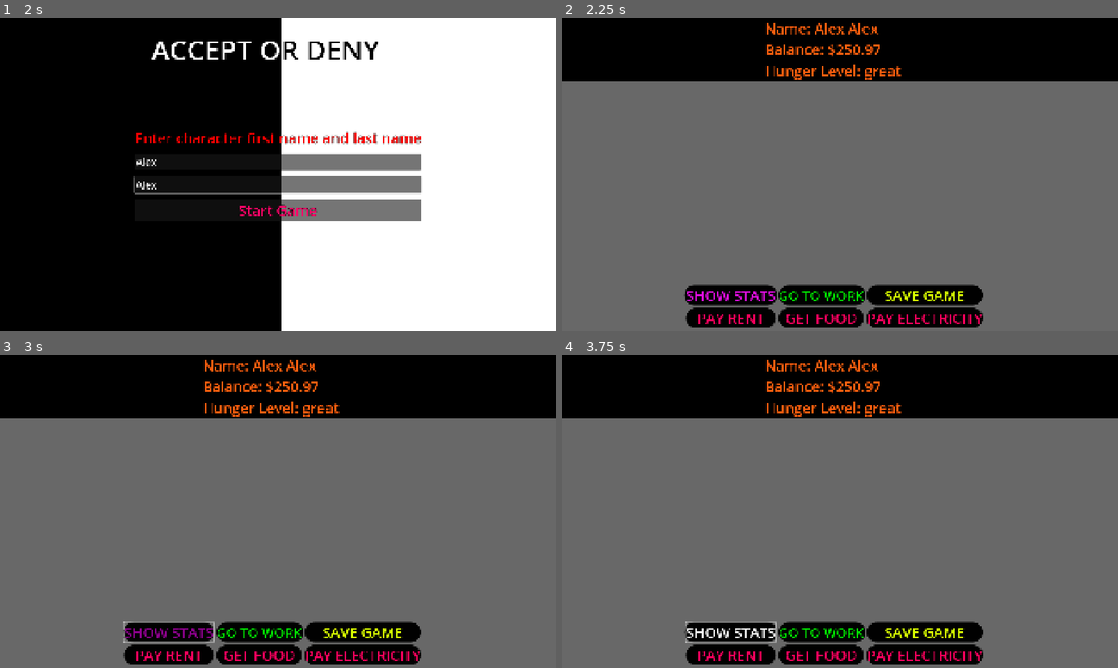
Above: before the commit, frames 1-4 (two rows, left to right).
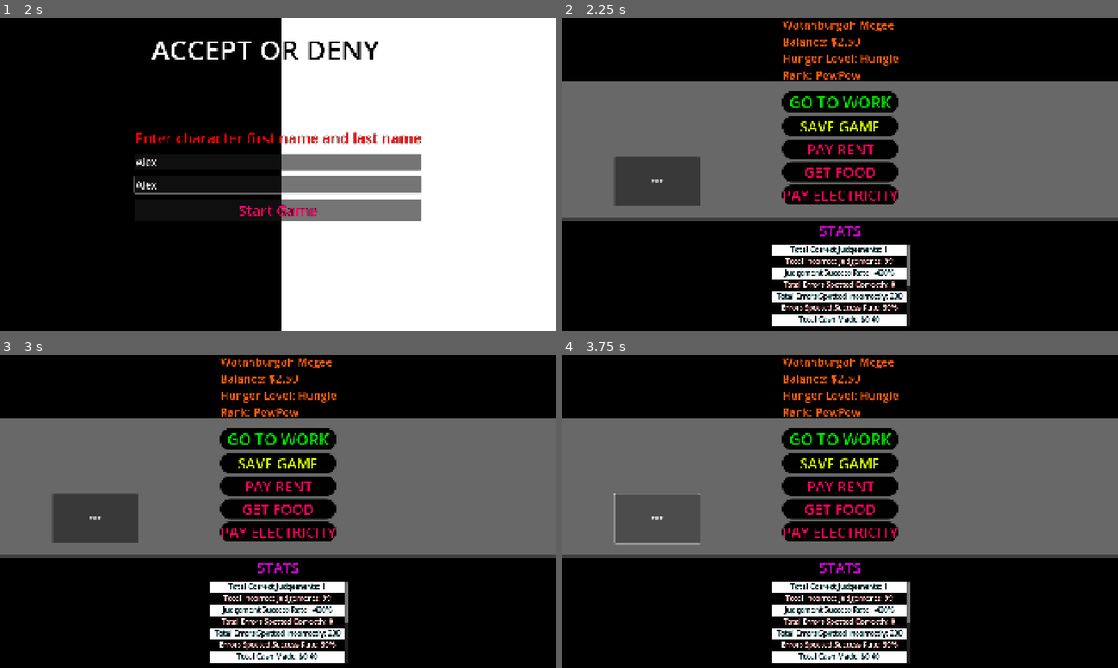
Above: after the commit, the same moments.

Repository: HiImTonyy/acceptordeny
Game: Godot game, scene res://scenes/main_menu.tscn
Same seed, same stepped clock (60 frames per second), same inputs: the game is played once before the commit and once after it.
Inputs (mouse positions are in pixels of both pictures, inside the frame that each line leads up to):
- Up to frame 1 (2 s): click "New Game" at 0.5 s; click (278, 161) at 1.27 s; type "Alex" at 1.35 s; click (278, 183) at 1.5 s; type "Alex" at 1.58 s
- Up to frame 2 (2.25 s): click "Start Game" at 2 s
- Up to frame 3 (3 s): click (166, 633) at 2.75 s, where only the run before the commit has a clickable "SHOW STATS"
- Up to frame 4 (3.75 s): click (656, 517) at 3.5 s, where only the run after the commit has a clickable "TEST"

Frame 1 is identical in both runs. In frame 2, 43% of the frame differs, in the area x 0-100%, y 1-100%; in frame 3, 43%; in frame 4, 43%.

Commit message:
List added.

Diff:
--- a/scenes/home.tscn
+++ b/scenes/home.tscn
@@ -1,16 +1,8 @@
-[gd_scene load_steps=7 format=3 uid="uid://cqfobbs4xqhqh"]
+[gd_scene load_steps=9 format=3 uid="uid://cqfobbs4xqhqh"]
 
 [ext_resource type="Script" uid="uid://dqywtegc8560c" path="res://scripts/home.gd" id="1_u4wd2"]
 [ext_resource type="StyleBox" uid="uid://c7wpc68s8mtw5" path="res://style_stuff/normal_button.tres" id="2_u4wd2"]
-
-[sub_resource type="StyleBoxFlat" id="StyleBoxFlat_u4wd2"]
-bg_color = Color(0.004019165, 0.004019165, 0.004019165, 1)
-corner_radius_top_left = 35
-corner_radius_top_right = 35
-corner_radius_bottom_right = 35
-corner_radius_bottom_left = 35
-expand_margin_left = 5.0
-expand_margin_right = 5.0
+[ext_resource type="PackedScene" uid="uid://ds32xluvmutvk" path="res://scenes/player.tscn" id="3_w18ys"]
 
 [sub_resource type="StyleBoxFlat" id="StyleBoxFlat_w18ys"]
 bg_color = Color(0.004019165, 0.004019165, 0.004019165, 1)
@@ -18,7 +10,6 @@
 corner_radius_top_right = 35
 corner_radius_bottom_right = 35
 corner_radius_bottom_left = 35
-expand_margin_right = 6.0
 
 [sub_resource type="StyleBoxFlat" id="StyleBoxFlat_reixx"]
 bg_color = Color(0.004019165, 0.004019165, 0.004019165, 1)
@@ -27,59 +18,74 @@
 corner_radius_bottom_right = 35
 corner_radius_bottom_left = 35
 
-[sub_resource type="StyleBoxFlat" id="StyleBoxFlat_uhids"]
-corner_radius_top_left = 35
-corner_radius_top_right = 35
-corner_radius_bottom_right = 35
-corner_radius_bottom_left = 35
-
-[node name="Main" type="Node2D" node_paths=PackedStringArray("label_player_name", "label_player_cash", "label_hunger_level")]
+[sub_resource type="StyleBoxFlat" id="StyleBoxFlat_yxilm"]
+bg_color = Color(0.15127608, 0.15127608, 0.15127605, 1)
+
+[sub_resource type="StyleBoxFlat" id="StyleBoxFlat_u4wd2"]
+bg_color = Color(1, 1, 1, 1)
+border_width_bottom = 5
+border_color = Color(1, 1, 1, 1)
+
+[sub_resource type="StyleBoxFlat" id="StyleBoxFlat_mahjx"]
+bg_color = Color(0, 0, 0, 1)
+border_width_bottom = 5
+border_color = Color(0, 0, 0, 1)
+
+[node name="Main" type="Node2D" node_paths=PackedStringArray("label_player_name", "label_player_cash", "label_hunger_level", "label_rank")]
 script = ExtResource("1_u4wd2")
-label_player_name = NodePath("HomeUI/TopUI/Background/ContainerTopUI/LabelPlayerName")
-label_player_cash = NodePath("HomeUI/TopUI/Background/ContainerTopUI/LabelCash")
-label_hunger_level = NodePath("HomeUI/TopUI/Background/ContainerTopUI/LabelHungerLevel")
+label_player_name = NodePath("HomeUI/TopUI/TopUIBackground/ContainerTopUI/LabelPlayerName")
+label_player_cash = NodePath("HomeUI/TopUI/TopUIBackground/ContainerTopUI/LabelCash")
+label_hunger_level = NodePath("HomeUI/TopUI/TopUIBackground/ContainerTopUI/LabelHungerLevel")
+label_rank = NodePath("HomeUI/TopUI/TopUIBackground/ContainerTopUI/LabelRank")
 
 [node name="HomeUI" type="CanvasLayer" parent="."]
 
 [node name="TopUI" type="CanvasLayer" parent="HomeUI"]
 
-[node name="Background" type="ColorRect" parent="HomeUI/TopUI"]
-offset_right = 1924.0
+[node name="TopUIBackground" type="ColorRect" parent="HomeUI/TopUI"]
+offset_left = -1.0
+offset_top = -1.0
+offset_right = 1925.0
 offset_bottom = 220.0
 color = Color(0, 0, 0, 1)
 
-[node name="ContainerTopUI" type="VBoxContainer" parent="HomeUI/TopUI/Background"]
+[node name="ContainerTopUI" type="VBoxContainer" parent="HomeUI/TopUI/TopUIBackground"]
 layout_mode = 1
 anchors_preset = 8
 anchor_left = 0.5
 anchor_top = 0.5
 anchor_right = 0.5
 anchor_bottom = 0.5
-offset_left = -262.0
-offset_top = -109.5
-offset_right = 262.0
-offset_bottom = 109.5
+offset_left = -202.0
+offset_top = -114.0
+offset_right = 201.0
+offset_bottom = 114.0
 grow_horizontal = 2
 grow_vertical = 2
-metadata/_edit_lock_ = true
-
-[node name="LabelPlayerName" type="Label" parent="HomeUI/TopUI/Background/ContainerTopUI"]
+
+[node name="LabelPlayerName" type="Label" parent="HomeUI/TopUI/TopUIBackground/ContainerTopUI"]
 layout_mode = 2
 theme_override_colors/font_color = Color(1, 0.37254903, 0.05490196, 1)
-theme_override_font_sizes/font_size = 50
+theme_override_font_sizes/font_size = 39
 text = "Watahburgah Mcgee"
 
-[node name="LabelCash" type="Label" parent="HomeUI/TopUI/Background/ContainerTopUI"]
+[node name="LabelCash" type="Label" parent="HomeUI/TopUI/TopUIBackground/ContainerTopUI"]
 layout_mode = 2
 theme_override_colors/font_color = Color(1, 0.37254903, 0.05490196, 1)
-theme_override_font_sizes/font_size = 50
+theme_override_font_sizes/font_size = 39
 text = "Balance: $2.50"
 
-[node name="LabelHungerLevel" type="Label" parent="HomeUI/TopUI/Background/ContainerTopUI"]
+[node name="LabelHungerLevel" type="Label" parent="HomeUI/TopUI/TopUIBackground/ContainerTopUI"]
 layout_mode = 2
 theme_override_colors/font_color = Color(1, 0.37254903, 0.05490196, 1)
-theme_override_font_sizes/font_size = 50
+theme_override_font_sizes/font_size = 39
 text = "Hunger Level: Hungie"
+
+[node name="LabelRank" type="Label" parent="HomeUI/TopUI/TopUIBackground/ContainerTopUI"]
+layout_mode = 2
+theme_override_colors/font_color = Color(1, 0.37254903, 0.05490196, 1)
+theme_override_font_sizes/font_size = 39
+text = "Rank: PewPew"
 
 [node name="Background" type="ColorRect" parent="HomeUI"]
 anchors_preset = 15
@@ -90,41 +96,43 @@
 color = Color(0.40832946, 0.40832946, 0.40832946, 1)
 metadata/_edit_lock_ = true
 
+[node name="TopDivider" type="ColorRect" parent="HomeUI"]
+offset_left = -94.0
+offset_top = 186.0
+offset_right = 2032.0
+offset_bottom = 196.0
+color = Color(0.2520276, 0.25202766, 0.25202763, 1)
+
+[node name="BottomDivider" type="ColorRect" parent="HomeUI"]
+offset_left = -100.0
+offset_top = 688.0
+offset_right = 2026.0
+offset_bottom = 698.0
+color = Color(0.2520276, 0.25202766, 0.25202763, 1)
+
 [node name="ContainerMainButtons" type="GridContainer" parent="HomeUI"]
-anchors_preset = 7
+anchors_preset = 8
 anchor_left = 0.5
-anchor_top = 1.0
+anchor_top = 0.5
 anchor_right = 0.5
-anchor_bottom = 1.0
-offset_left = -532.0
-offset_top = -158.0
-offset_right = 532.0
+anchor_bottom = 0.5
+offset_left = -200.0
+offset_top = -287.0
+offset_right = 201.0
+offset_bottom = 105.0
 grow_horizontal = 2
-grow_vertical = 0
+grow_vertical = 2
 theme_override_constants/h_separation = 10
 theme_override_constants/v_separation = 10
-columns = 3
-metadata/_edit_lock_ = true
-
-[node name="ButtonPlayerStats" type="Button" parent="HomeUI/ContainerMainButtons"]
-layout_mode = 2
-theme_override_colors/font_color = Color(0.8745098, 0.050980393, 0.8745098, 1)
-theme_override_colors/font_hover_color = Color(0.5542525, 0.0037505405, 0.5542997, 1)
-theme_override_colors/font_outline_color = Color(0, 0, 0, 1)
-theme_override_constants/outline_size = 5
-theme_override_font_sizes/font_size = 50
-theme_override_styles/normal = SubResource("StyleBoxFlat_u4wd2")
-theme_override_styles/pressed = ExtResource("2_u4wd2")
-theme_override_styles/hover = ExtResource("2_u4wd2")
-text = "SHOW STATS"
 
 [node name="ButtonGoToWork" type="Button" parent="HomeUI/ContainerMainButtons"]
 layout_mode = 2
+focus_mode = 0
 theme_override_colors/font_color = Color(3.9948522e-06, 0.8876626, 0, 1)
 theme_override_colors/font_hover_color = Color(0.0016718216, 0.4447694, 0, 1)
 theme_override_colors/font_outline_color = Color(0, 0, 0, 1)
 theme_override_constants/outline_size = 5
-theme_override_font_sizes/font_size = 46
+theme_override_font_sizes/font_size = 55
 theme_override_styles/normal = SubResource("StyleBoxFlat_w18ys")
 theme_override_styles/pressed = ExtResource("2_u4wd2")
 theme_override_styles/hover = ExtResource("2_u4wd2")
@@ -132,6 +140,7 @@
 
 [node name="ButtonSaveGame" type="Button" parent="HomeUI/ContainerMainButtons"]
 layout_mode = 2
+focus_mode = 0
 theme_override_colors/font_color = Color(0.84705883, 1, 0, 1)
 theme_override_colors/font_hover_color = Color(0.49421448, 0.49660206, 1.92523e-07, 1)
 theme_override_colors/font_outline_color = Color(0, 0, 0, 1)
@@ -144,6 +153,7 @@
 
 [node name="ButtonPayRent" type="Button" parent="HomeUI/ContainerMainButtons"]
 layout_mode = 2
+focus_mode = 0
 theme_override_colors/font_color = Color(1, 0, 0.36862746, 1)
 theme_override_colors/font_hover_color = Color(0.6266698, 0, 0.2170606, 1)
 theme_override_colors/font_outline_color = Color(0, 0, 0, 1)
@@ -156,6 +166,7 @@
 
 [node name="ButtonPayFood" type="Button" parent="HomeUI/ContainerMainButtons"]
 layout_mode = 2
+focus_mode = 0
 theme_override_colors/font_color = Color(1, 0, 0.36862746, 1)
 theme_override_colors/font_hover_color = Color(0.6266698, 0, 0.2170606, 1)
 theme_override_colors/font_outline_color = Color(0, 0, 0, 1)
@@ -168,12 +179,199 @@
 
 [node name="ButtonPayElectricity" type="Button" parent="HomeUI/ContainerMainButtons"]
 layout_mode = 2
+focus_mode = 0
 theme_override_colors/font_color = Color(1, 0, 0.36862746, 1)
 theme_override_colors/font_hover_color = Color(0.6266698, 0, 0.2170606, 1)
 theme_override_colors/font_outline_color = Color(0, 0, 0, 1)
 theme_override_constants/outline_size = 5
 theme_override_font_sizes/font_size = 50
 theme_override_styles/normal = ExtResource("2_u4wd2")
-theme_override_styles/pressed = SubResource("StyleBoxFlat_uhids")
+theme_override_styles/pressed = ExtResource("2_u4wd2")
 theme_override_styles/hover = ExtResource("2_u4wd2")
 text = "PAY ELECTRICITY"
+
+[node name="Button" type="Button" parent="HomeUI"]
+offset_left = 181.0
+offset_top = 479.0
+offset_right = 476.0
+offset_bottom = 650.0
+text = "TEST"
+
+[node name="Control" type="Control" parent="."]
+layout_mode = 3
+anchors_preset = 0
+offset_right = 40.0
+offset_bottom = 40.0
+
+[node name="StatsUI" type="CanvasLayer" parent="Control"]
+
+[node name="ColorRect" type="ColorRect" parent="Control/StatsUI"]
+offset_left = -30.0
+offset_top = 698.0
+offset_right = 1957.0
+offset_bottom = 1103.0
+color = Color(0, 0, 0, 1)
+
+[node name="LabelPlayerStatsTitle" type="Label" parent="Control/StatsUI"]
+anchors_preset = -1
+anchor_left = 0.4625
+anchor_top = 0.6472222
+anchor_right = 0.53802085
+anchor_bottom = 0.7111111
+grow_horizontal = 2
+grow_vertical = 2
+theme_override_colors/font_color = Color(0.8236359, 0.0005332887, 0.82363003, 1)
+theme_override_font_sizes/font_size = 50
+text = "STATS"
+metadata/_edit_use_anchors_ = true
+
+[node name="VBoxContainer" type="ScrollContainer" parent="Control/StatsUI"]
+offset_left = 724.0
+offset_top = 782.0
+offset_right = 1200.0
+offset_bottom = 1063.0
+theme_override_styles/panel = SubResource("StyleBoxFlat_yxilm")
+horizontal_scroll_mode = 0
+vertical_scroll_mode = 2
+
+[node name="VBoxContainer" type="VBoxContainer" parent="Control/StatsUI/VBoxContainer"]
+layout_mode = 2
+size_flags_horizontal = 3
+theme_override_constants/separation = 0
+
+[node name="LabelStatsTotalCorrectJudgements" type="Label" parent="Control/StatsUI/VBoxContainer/VBoxContainer"]
+layout_mode = 2
+theme_override_colors/font_color = Color(0, 0, 0, 1)
+theme_override_colors/font_outline_color = Color(0.30588236, 0.9647059, 1, 1)
+theme_override_constants/outline_size = 2
+theme_override_font_sizes/font_size = 25
+theme_override_styles/normal = SubResource("StyleBoxFlat_u4wd2")
+text = "Total Correct Judgements: 1"
+horizontal_alignment = 1
+
+[node name="LabelStatsTotalIncorrectJudgements" type="Label" parent="Control/StatsUI/VBoxContainer/VBoxContainer"]
+layout_mode = 2
+theme_override_colors/font_outline_color = Color(1, 0, 0, 1)
+theme_override_constants/outline_size = 2
+theme_override_font_sizes/font_size = 25
+theme_override_styles/normal = SubResource("StyleBoxFlat_mahjx")
+text = "Total Incorrect Judgements: 99"
+horizontal_alignment = 1
+
+[node name="LabelStatsJudgementSuccessRate" type="Label" parent="Control/StatsUI/VBoxContainer/VBoxContainer"]
+layout_mode = 2
+theme_override_colors/font_color = Color(0, 0, 0, 1)
+theme_override_colors/font_outline_color = Color(0.30588236, 0.9647059, 1, 1)
+theme_override_constants/outline_size = 2
+theme_override_font_sizes/font_size = 25
+theme_override_styles/normal = SubResource("StyleBoxFlat_u4wd2")
+text = "Judgement Success Rate: -420%"
+horizontal_alignment = 1
+
+[node name="LabelStatsTotalErrorsSpottedCorrectly" type="Label" parent="Control/StatsUI/VBoxContainer/VBoxContainer"]
+layout_mode = 2
+theme_override_colors/font_outline_color = Color(1, 0, 0, 1)
+theme_override_constants/outline_size = 2
+theme_override_font_sizes/font_size = 25
+theme_override_styles/normal = SubResource("StyleBoxFlat_mahjx")
+text = "Total Errors Spotted Correctly: 0"
+horizontal_alignment = 1
+
+[node name="LabelStatsTotalErrorsSpottedIncorrectly" type="Label" parent="Control/StatsUI/VBoxContainer/VBoxContainer"]
+layout_mode = 2
+theme_override_colors/font_color = Color(0, 0, 0, 1)
+theme_override_colors/font_outline_color = Color(0.30588236, 0.9647059, 1, 1)
+theme_override_constants/outline_size = 2
+theme_override_font_sizes/font_size = 25
+theme_override_styles/normal = SubResource("StyleBoxFlat_u4wd2")
+text = "Total Errors Spotted Incorrectly: 200"
+horizontal_alignment = 1
+
+[node name="LabelStatsErrorsSpottedSuccessRate" type="Label" parent="Control/StatsUI/VBoxContainer/VBoxContainer"]
+layout_mode = 2
+theme_override_colors/font_outline_color = Color(1, 0, 0, 1)
+theme_override_constants/outline_size = 2
+theme_override_font_sizes/font_size = 25
+theme_override_styles/normal = SubResource("StyleBoxFlat_mahjx")
+text = "Errors Spotted Success Rate: 69%"
+horizontal_alignment = 1
+
+[node name="LabelStatsTotalCashMade" type="Label" parent="Control/StatsUI/VBoxContainer/VBoxContainer"]
+layout_mode = 2
+theme_override_colors/font_color = Color(0, 0, 0, 1)
+theme_override_colors/font_outline_color = Color(0.30588236, 0.9647059, 1, 1)
+theme_override_constants/outline_size = 2
+theme_override_font_sizes/font_size = 25
+theme_override_styles/normal = SubResource("StyleBoxFlat_u4wd2")
+text = "Total Cash Made: $0.40"
+horizontal_alignment = 1
+
+[node name="LabelStatsTotalFoodPaid" type="Label" parent="Control/StatsUI/VBoxContainer/VBoxContainer"]
+layout_mode = 2
+theme_override_colors/font_outline_color = Color(1, 0, 0, 1)
+theme_override_constants/outline_size = 2
+theme_override_font_sizes/font_size = 25
+theme_override_styles/normal = SubResource("StyleBoxFlat_mahjx")
+text = "Total Food Paid: $1"
+horizontal_alignment = 1
+
+[node name="LabelStatsTotalRentPaid" type="Label" parent="Control/StatsUI/VBoxContainer/VBoxContainer"]
+layout_mode = 2
+theme_override_colors/font_color = Color(0, 0, 0, 1)
+theme_override_colors/font_outline_color = Color(0.30588236, 0.9647059, 1, 1)
+theme_override_constants/outline_size = 2
+theme_override_font_sizes/font_size = 25
+theme_override_styles/normal = SubResource("StyleBoxFlat_u4wd2")
+text = "Total Rent Paid: $102,203"
+horizontal_alignment = 1
+
+[node name="LabelStatsTotalElectricPaid" type="Label" parent="Control/StatsUI/VBoxContainer/VBoxContainer"]
+layout_mode = 2
+theme_override_colors/font_outline_color = Color(1, 0, 0, 1)
+theme_override_constants/outline_size = 2
+theme_override_font_sizes/font_size = 25
+theme_override_styles/normal = SubResource("StyleBoxFlat_mahjx")
+text = "Total Electricity Paid: $910,200"
+horizontal_alignment = 1
+
+[node name="LabelStatsTotalBillsPaid" type="Label" parent="Control/StatsUI/VBoxContainer/VBoxContainer"]
+layout_mode = 2
+theme_override_colors/font_color = Color(0, 0, 0, 1)
+theme_override_colors/font_outline_color = Color(0.30588236, 0.9647059, 1, 1)
+theme_override_constants/outline_size = 2
+theme_override_font_sizes/font_size = 25
+theme_override_styles/normal = SubResource("StyleBoxFlat_u4wd2")
+text = "Total Bills Paid: $1,703,284,192.92"
+horizontal_alignment = 1
+
+[node name="LabelStatsHighestCorrectJudgementStreak" type="Label" parent="Control/StatsUI/VBoxContainer/VBoxContainer"]
+layout_mode = 2
+theme_override_colors/font_outline_color = Color(1, 0, 0, 1)
+theme_override_constants/outline_size = 2
+theme_override_font_sizes/font_size = 25
+theme_override_styles/normal = SubResource("StyleBoxFlat_mahjx")
+text = "Highest Correct Judgement Streak: 1"
+horizontal_alignment = 1
+
+[node name="LabelStatsHighestIncorrectJudgementStreak" type="Label" parent="Control/StatsUI/VBoxContainer/VBoxContainer"]
+layout_mode = 2
+theme_override_colors/font_color = Color(0, 0, 0, 1)
+theme_override_colors/font_outline_color = Color(0.30588236, 0.9647059, 1, 1)
+theme_override_constants/outline_size = 2
+theme_override_font_sizes/font_size = 25
+theme_override_styles/normal = SubResource("StyleBoxFlat_u4wd2")
+text = "Highest Incorrect Judgement Streak: 0"
+horizontal_alignment = 1
+
+[node name="LabelStatsHighestJudgementDaysStreak" type="Label" parent="Control/StatsUI/VBoxContainer/VBoxContainer"]
+layout_mode = 2
+theme_override_colors/font_outline_color = Color(1, 0, 0, 1)
+theme_override_constants/outline_size = 2
+theme_override_font_sizes/font_size = 25
+theme_override_styles/normal = SubResource("StyleBoxFlat_mahjx")
+text = "Highest Correct Judgement Days: 1,025"
+horizontal_alignment = 1
+
+[node name="Player" parent="." instance=ExtResource("3_w18ys")]
+
+[connection signal="button_down" from="HomeUI/Button" to="." method="_on_button_button_down"]
--- a/scenes/main_menu.tscn
+++ b/scenes/main_menu.tscn
@@ -87,7 +87,7 @@
 grow_vertical = 2
 theme_override_constants/separation = 21
 
-[node name="Label" type="Label" parent="MenuUI/InputContainers"]
+[node name="LabelInputTitle" type="Label" parent="MenuUI/InputContainers"]
 layout_mode = 2
 theme_override_colors/font_color = Color(1, 0, 0, 1)
 theme_override_colors/font_outline_color = Color(0, 0, 0, 1)
--- a/scripts/home.gd
+++ b/scripts/home.gd
@@ -3,8 +3,7 @@
 @export var label_player_name : Label
 @export var label_player_cash : Label
 @export var label_hunger_level : Label
+@export var label_rank : Label
 
 func _ready():
-	label_player_name.text = "Name: " + player.first_name + " " + player.last_name
-	label_player_cash.text = "Balance: " + "$" + str(snapped(player.cash, 0.01))
-	label_hunger_level.text = "Hunger Level: " + player.current_hunger_level
+	pass
--- a/scripts/main_menu.gd
+++ b/scripts/main_menu.gd
@@ -12,6 +12,22 @@
 
 
 func _on_start_game_button_button_down() -> void:
-	player.first_name = input_first_name.text
-	player.last_name = input_last_name.text
-	get_tree().change_scene_to_file("res://scenes/home.tscn")
+	if input_first_name.text and input_last_name.text != "":
+		player.first_name = input_first_name.text
+		player.last_name = input_last_name.text
+		set_player_stats()
+		get_tree().change_scene_to_file("res://scenes/home.tscn")
+	else:
+		$MenuUI/InputContainers/LabelInputTitle.text = "NEITHER FIRST NAME AND LAST NAME CAN BE BLANK!"
+
+
+
+func set_player_stats():
+	player.cash = 50.00
+	# player.stats.current_rank = player.rank.keys()[player.set_current_rank_state]
+	player.daily_wage = 50
+	player.went_to_work = false
+	#player.stats.set_hunger_state = player.hunger_state.Alright
+	#HUNGER STATE
+	player.times_ate_today = 0
+	player.total_food_items = 0
